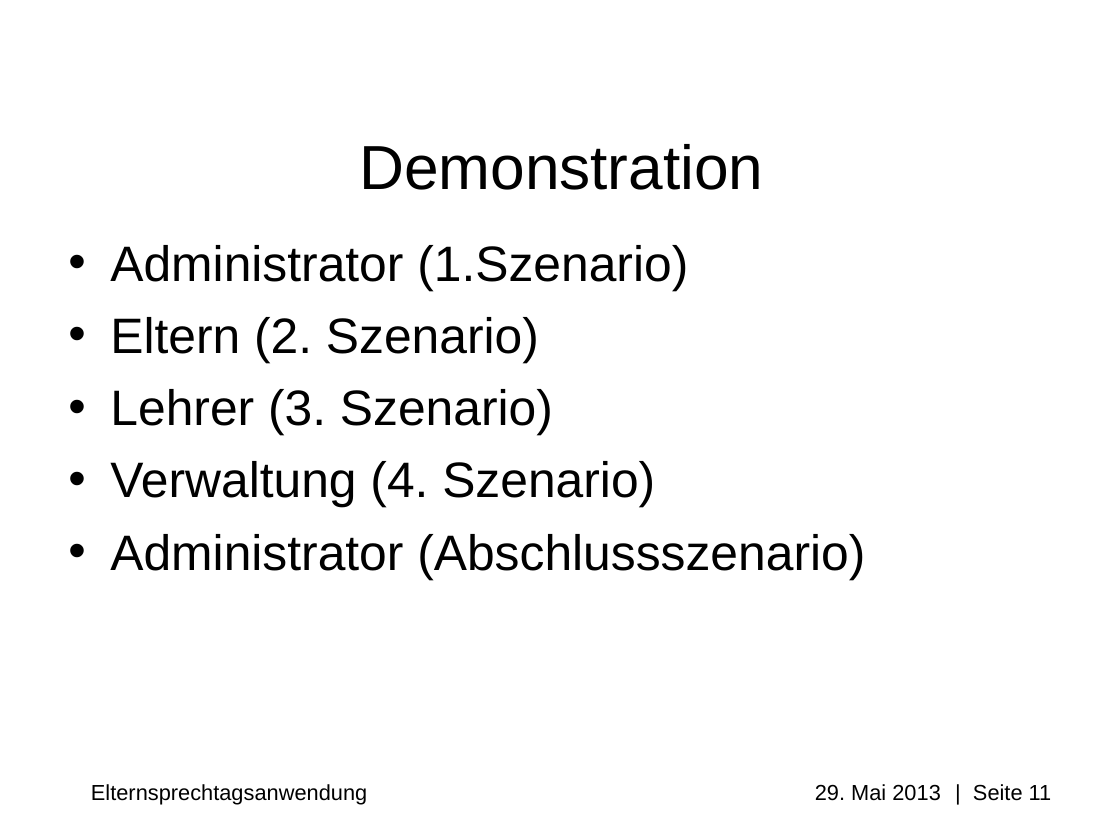
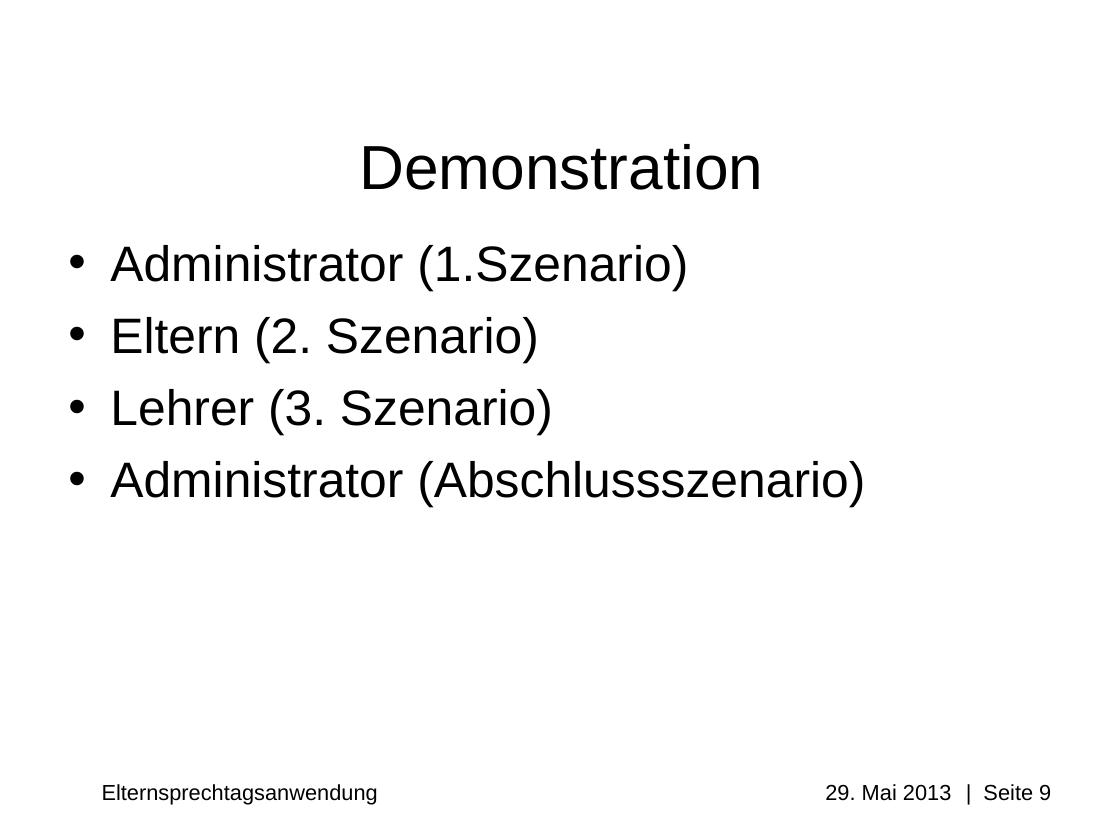
Before and after one commit to Professi/esta, a slide deck: slide 9 of docs/Praesentation/Elternsprechtagsanwendung(ESTA)_pre_alpha_0.0.0.1.ppt (slide 11 before the commit). Drawn at 1120x840 pixels with LibreOffice and Linux fonts; fonts in the diff are those of the drawing; background and template pictures are left out. Boxes give left, top, right and bottom in pixels: in the first picture for what was removed or moved away, otherwise in the second. Text is boxed around its words. In the diff, an @@ line names an element or a change of style, - is before the commit and + after.

```diff
--- a/docs/Praesentation/Elternsprechtagsanwendung(ESTA)_pre_alpha_0.0.0.1.ppt
+++ b/docs/Praesentation/Elternsprechtagsanwendung(ESTA)_pre_alpha_0.0.0.1.ppt
@@ text at bbox=[110, 461, 655, 508]: paragraph removed @@
-• Verwaltung (4. Szenario)
@@ text at bbox=[102, 784, 1051, 805]: text changed @@
-Elternsprechtagsanwendung 29. Mai 2013 | Seite 11
+Elternsprechtagsanwendung 29. Mai 2013 | Seite 9
```
Also in this commit, not shown: 4 other slides changed, 2 slides removed, 2 other files.
